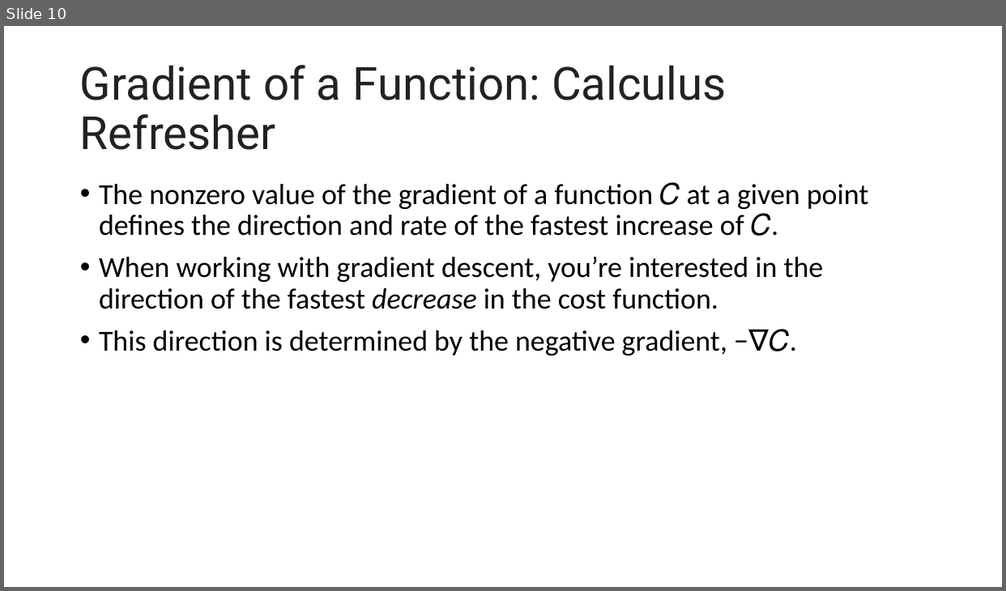
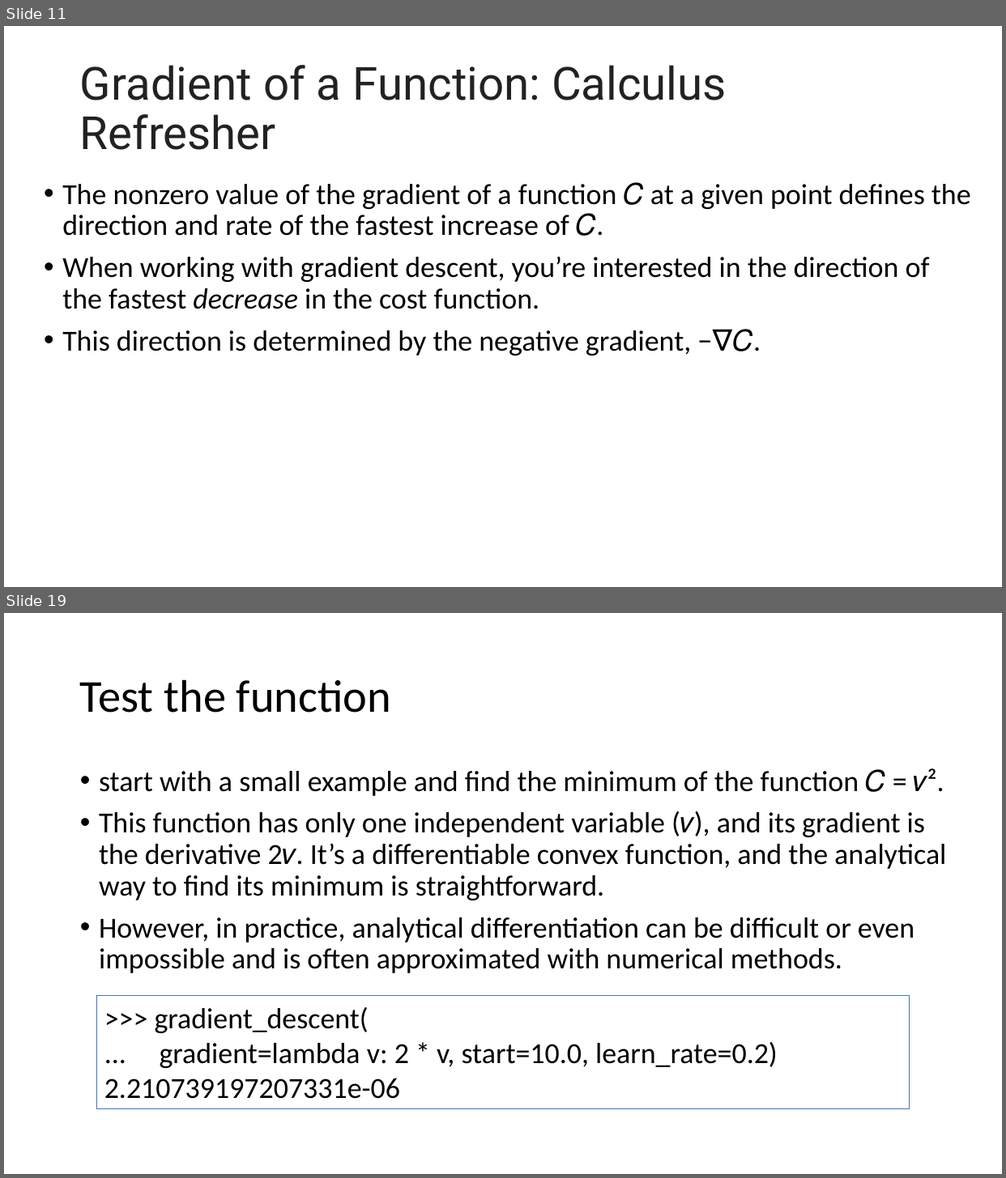
Before and after one commit to motazsaad/Math-Statistics-DataScience, a slide deck: slides/Stochastic Gradient Descent Algorithm.pptx. Shown one above the other, each under a label of ours: slide 10 before the commit, slides 11 and 19 after it; the slides between them are not shown. The pictures are 1006x591 and 1006x1178 pixels, drawn with LibreOffice and Linux fonts; fonts in the diff are those of the drawing. Boxes give left, top, right and bottom in pixels: in the first picture for what was removed or moved away, otherwise in the second. Text is boxed around its words. In the diff, an @@ line names an element or a change of style, - is before the commit and + after.

```diff
--- a/slides/Stochastic Gradient Descent Algorithm.pptx
+++ b/slides/Stochastic Gradient Descent Algorithm.pptx
@@ slide 19 added at [4, 613, 1002, 1174], background #FFFFFF @@
@@ title added at [80, 679, 391, 713], 44 pt, text #000000 @@
+Test the function
@@ text added at [99, 769, 946, 973], 28 pt, text #000000 @@
+• start with a small example and find the minimum of the function 𝐶 = 𝑣².
+• This function has only one independent variable (𝑣), and its gradient is the derivative 2𝑣. It’s a differentiable convex function, and the analytical way to find its minimum is straightforward.
+• However, in practice, analytical differentiation can be difficult or even impossible and is often approximated with numerical methods.
@@ rectangle added at [97, 995, 909, 1109], outline #4472C4 0.75 pt, 28 pt, text #000000 @@
+>>> gradient_descent(
+... gradient=lambda v: 2 * v, start=10.0, learn_rate=0.2)
+2.210739197207331e-06
@@ what was slide 10 is now slide 11 @@
@@ slide 11 changed as well @@
@@ text "The nonzero value of the ..." rewrapped from [99, 182, 868, 356] to [62, 182, 971, 356] @@
```
Also in this commit, not shown: 7 other slides changed, 27 other slides added, 1 other file.
